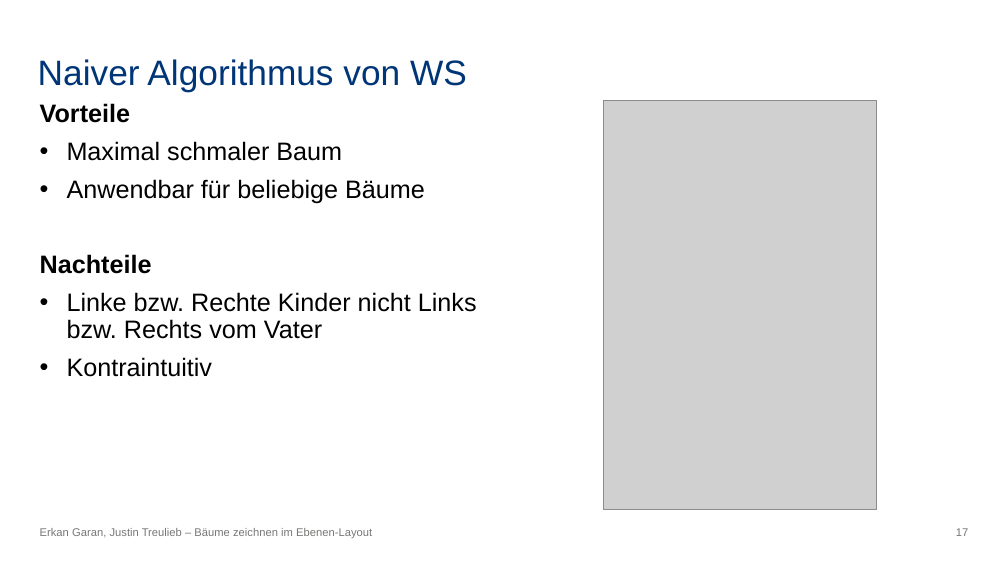
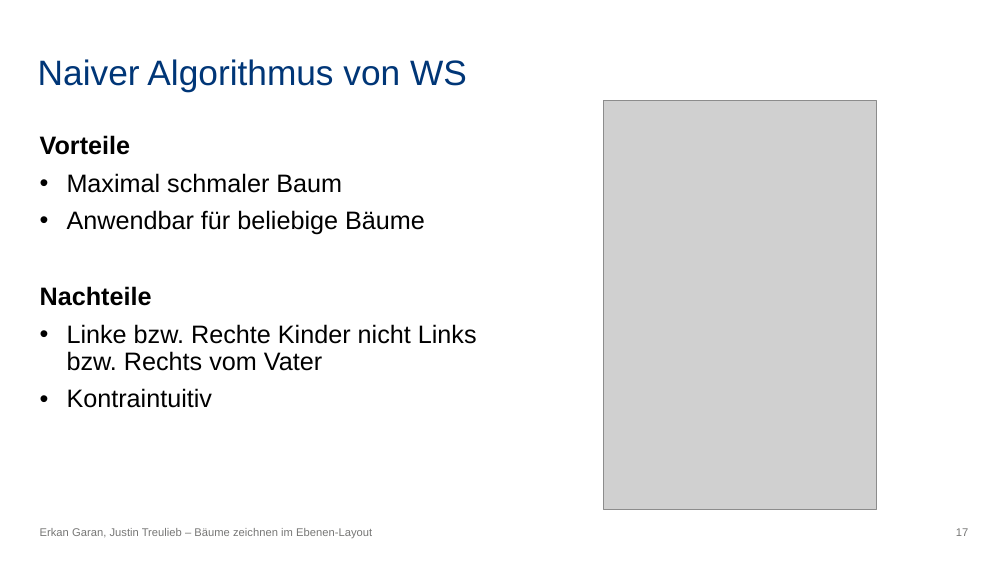
Before and after one commit to erkangrn/Praxsiprojekt, a slide deck: slide 17 of Powerpoint/Bäume zeichnen im Ebenen-Layout.pptx. Drawn at 1008x567 pixels with LibreOffice and Linux fonts; fonts in the diff are those of the drawing; grey boxes stand for pictures. Boxes give left, top, right and bottom in pixels: in the first picture for what was removed or moved away, otherwise in the second. Text is boxed around its words. In the diff, an @@ line names an element or a change of style, - is before the commit and + after.

```diff
--- a/Powerpoint/Bäume zeichnen im Ebenen-Layout.pptx
+++ b/Powerpoint/Bäume zeichnen im Ebenen-Layout.pptx
@@ text "Vorteile" at <box>40,135,477,408</box>: vertical alignment top to middle @@
```
Also in this commit, not shown: 5 other slides changed.
